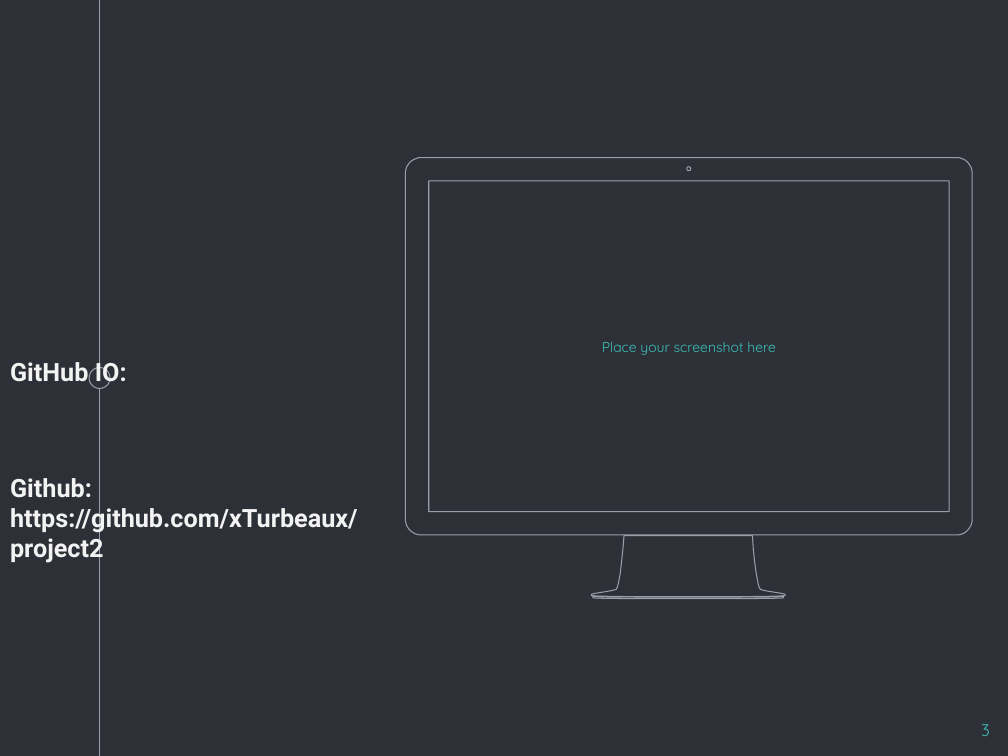
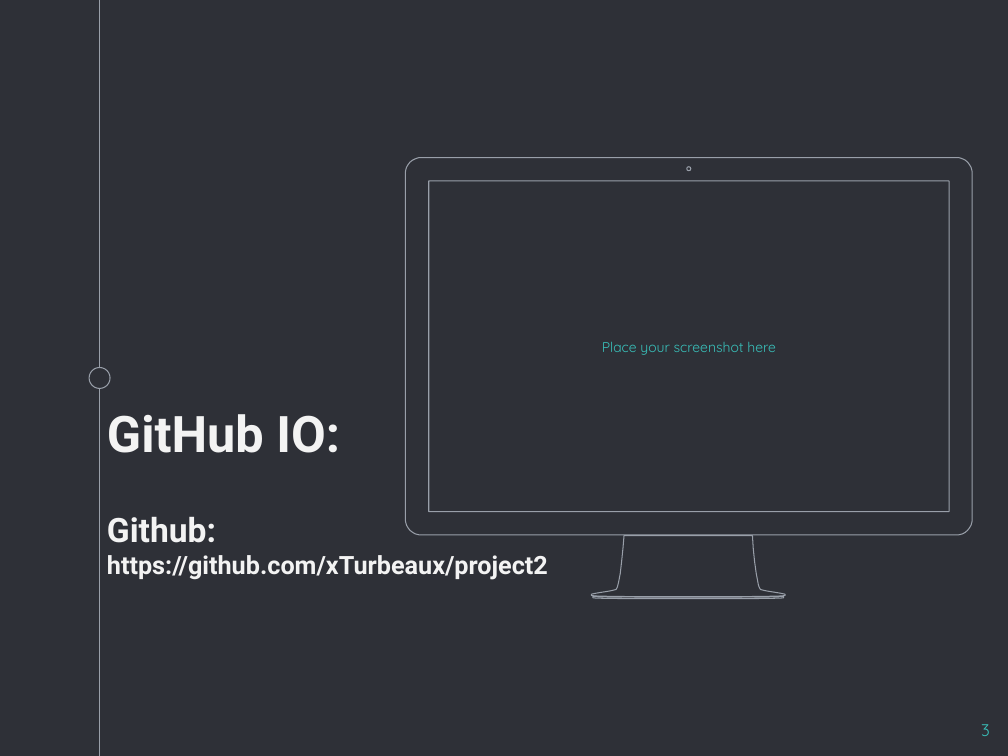
Before and after one commit to xTurbeaux/project2, a slide deck: slide 3 of car finder.pptx. Drawn at 1008x756 pixels with LibreOffice and Linux fonts; fonts in the diff are those of the drawing. Boxes give left, top, right and bottom in pixels: in the first picture for what was removed or moved away, otherwise in the second. Text is boxed around its words. In the diff, an @@ line names an element or a change of style, - is before the commit and + after.

```diff
--- a/car finder.pptx
+++ b/car finder.pptx
@@ text "GitHub IO:": place and size @@
-text "GitHub IO:" at (10, 358, 358, 563)
+text "GitHub IO:" at (107, 414, 548, 580)
@@ text "GitHub IO:" at (107, 414, 548, 580): size 18 to 36 pt in "GitHub IO:"; size 18 to 24 pt in "Github:" @@
```
Also in this commit, not shown: 5 other slides changed, 22 other files.
